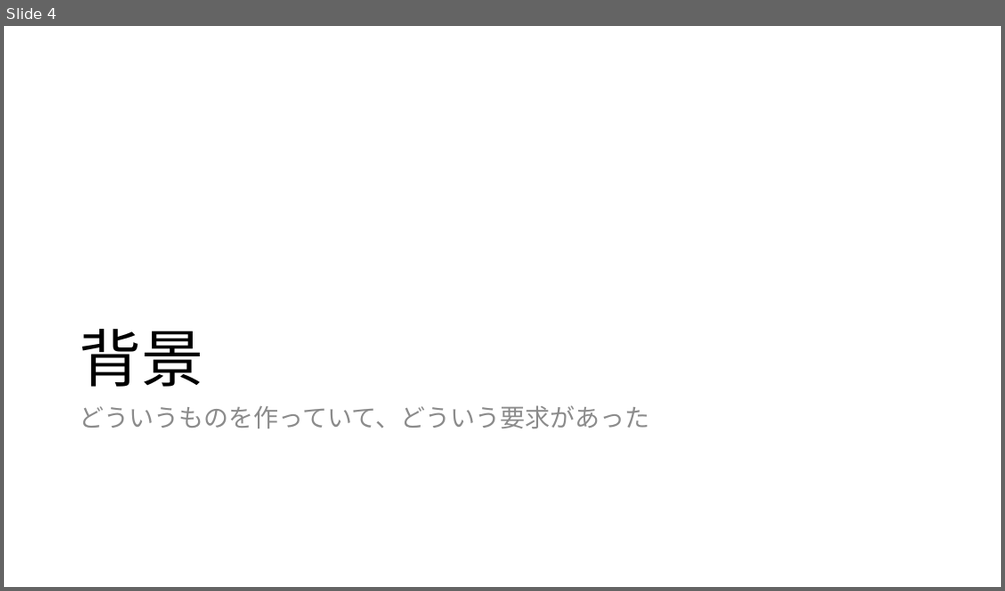
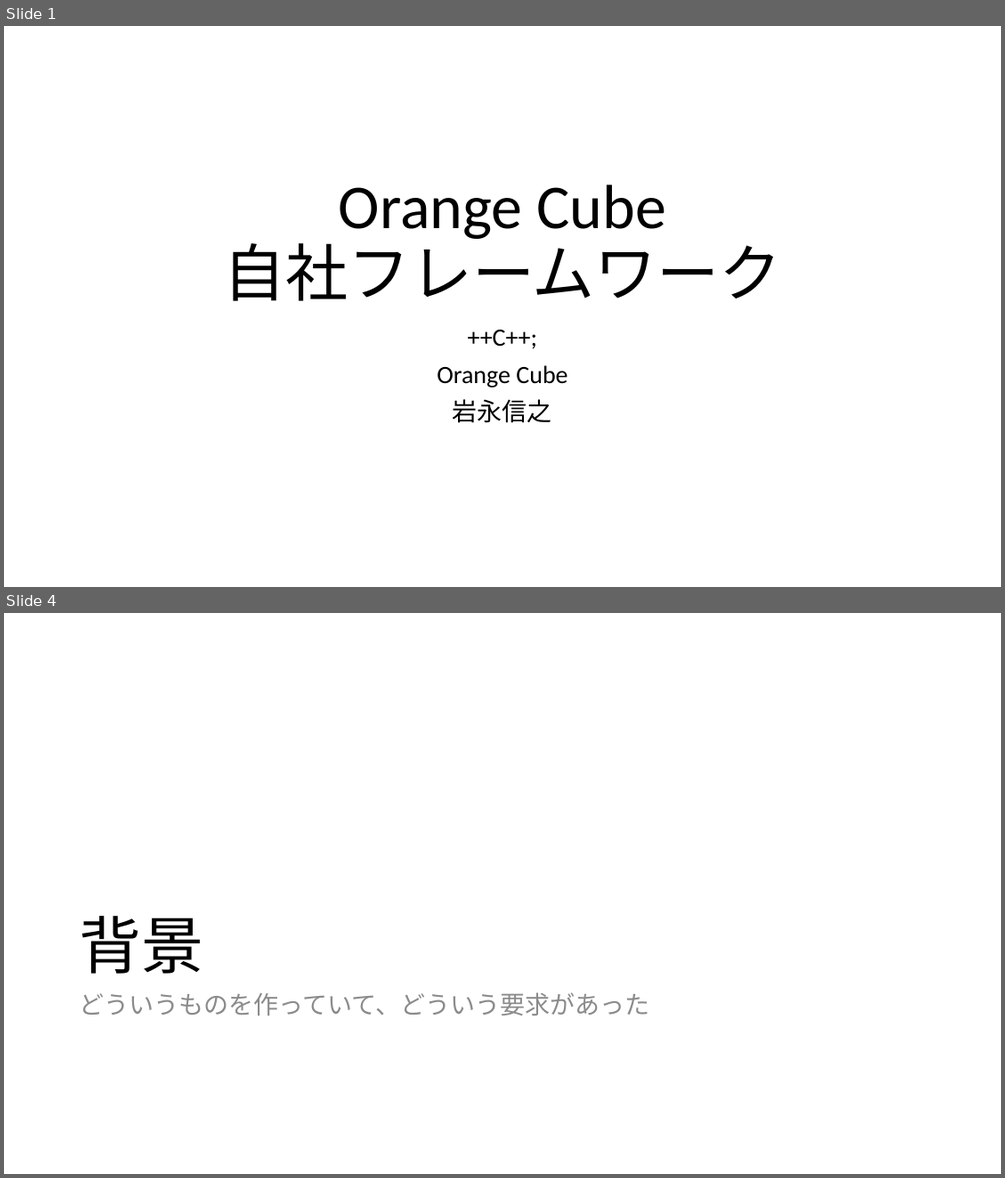
Before and after one commit to ppcuni/UnityCsharp20150321, a slide deck: doc/自社フレームワーク.pptx. Shown one above the other, each under a label of ours: slide 4 before the commit, slides 1 and 4 after it; the slides between them are not shown. The pictures are 1005x591 and 1005x1178 pixels, drawn with LibreOffice and Linux fonts; fonts in the diff are those of the drawing. Boxes give left, top, right and bottom in pixels: in the first picture for what was removed or moved away, otherwise in the second. Text is boxed around its words. In the diff, an @@ line names an element or a change of style, - is before the commit and + after.

```diff
--- a/doc/自社フレームワーク.pptx
+++ b/doc/自社フレームワーク.pptx
@@ slide 1 added at [4, 26, 1001, 587], background #FFFFFF @@
@@ title added at [223, 184, 782, 301], 60 pt, text #000000 @@
+Orange Cube
+自社フレームワーク
@@ subtitle added at [437, 329, 567, 423], 24 pt, text #000000 @@
+++C++;
+Orange Cube
+岩永信之
```
Also in this commit, not shown: 4 slides changed, 4 slides removed.
